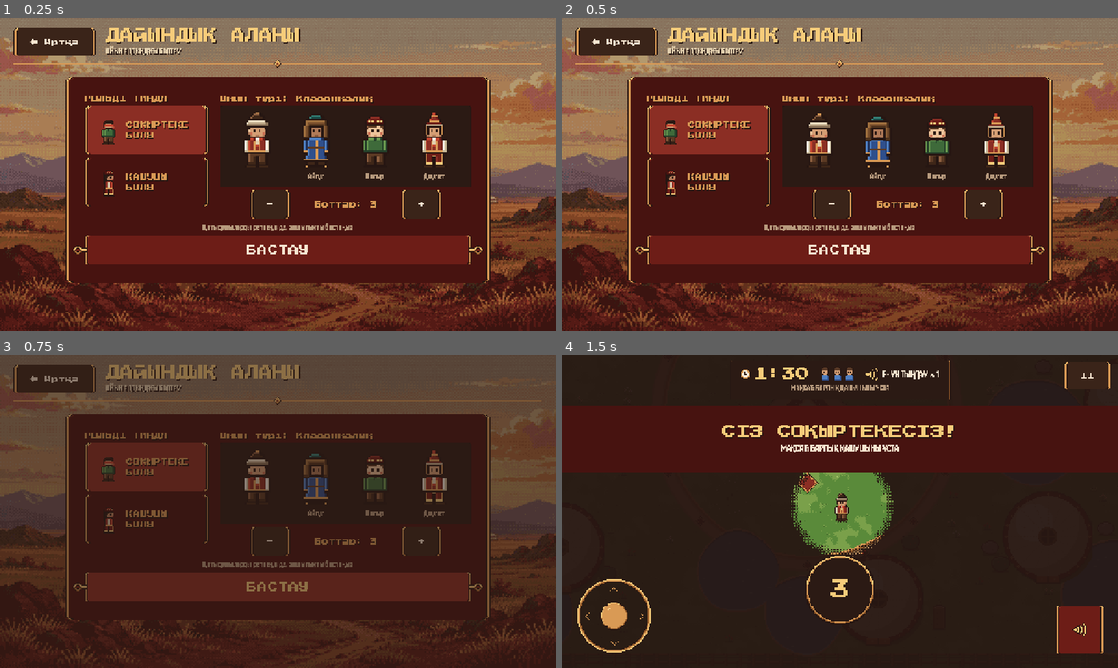
Above: before the commit, frames 1-4 (two rows, left to right).
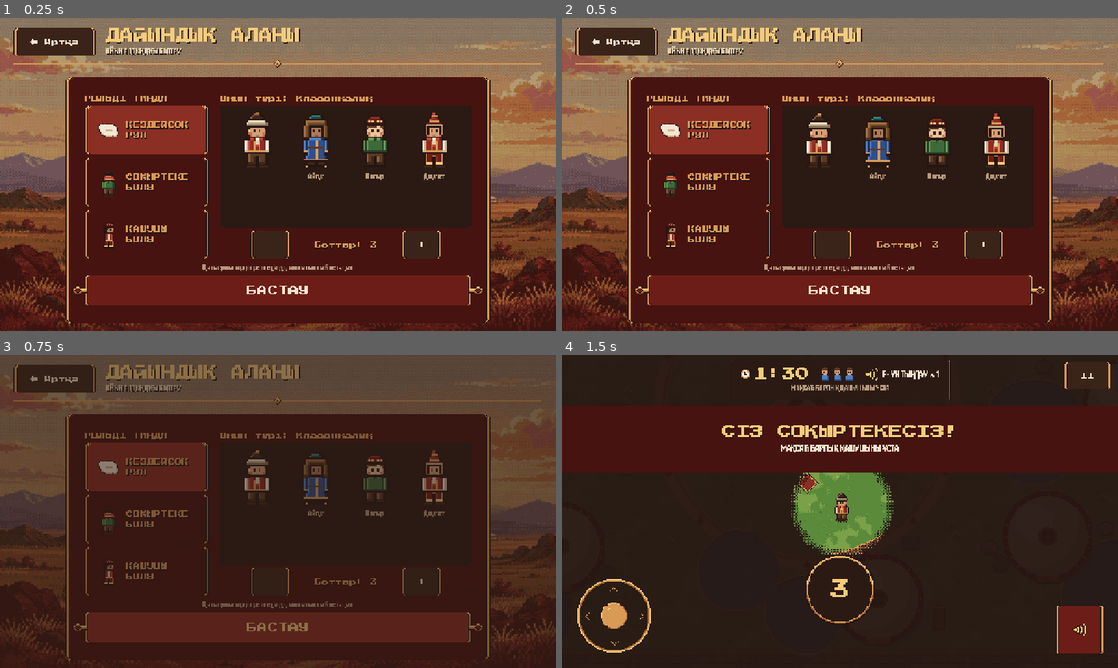
Above: after the commit, the same moments.

Repository: mmeirbek/sanlaq
Game: Godot game, scene res://scenes/ui/lobby.tscn
The game is run twice, just before and just after one commit, with the same random seed, the same clock (stepped at 60 frames per second) and the same inputs. This scene is started directly instead of the project's main scene. Sound files missing from this copy of the repository are replaced by a short silence.
Inputs (mouse positions are in pixels of both pictures, inside the frame that each line leads up to):
- Up to frame 1 (0.25 s): no input
- Up to frame 2 (0.5 s): no input
- Up to frame 3 (0.75 s): click "БАСТАУ" at 0.5 s
- Up to frame 4 (1.5 s): tap Enter at 1.25 s; move the mouse to (962, 495) at 1.27 s; hold D (move_right) from 1.28 s (still down); hold E (interact) from 1.28 s (still down); click (962, 495) at 1.42 s

The runs differ from the first frame. In frame 1, 20% of the frame differs, in the area x 11-89%, y 32-98%; in frame 2, 20%; in frame 3, 12%; in frame 4, nothing differs.

Commit message:
Соқыртеке: роль по жребию по умолчанию, как в документации
В лобби новая карточка «Кездейсоқ рөл» (иконка — асық): при старте ловцом
становится любой участник наугад. Выбрать роль вручную по-прежнему можно.

Co-Authored-By: Claude Opus 5.5 <noreply@anthropic.com>

Diff:
--- a/assets/i18n/ui_strings.csv
+++ b/assets/i18n/ui_strings.csv
@@ -43,6 +43,7 @@
 РАУНД АЯҚТАЛДЫ,РАУНД АЯҚТАЛДЫ,ROUND OVER
 РОЛЬДІ ТАҢДА,РОЛЬДІ ТАҢДА,CHOOSE A ROLE
 СІЗДІҢ КЕЙПІҢІЗ,СІЗДІҢ КЕЙПІҢІЗ,YOUR APPEARANCE
+КЕЗДЕЙСОҚ РӨЛ,КЕЗДЕЙСОҚ РӨЛ,RANDOM ROLE
 СОҚЫРТЕКЕ БОЛУ,СОҚЫРТЕКЕ БОЛУ,BE THE SOKYROTEKE
 СЫНАП КӨРУ,СЫНАП КӨРУ,TRY IT ON
 Соқыртеке қашушыларды ұстайды. Ұстағаннан кейін киімге қатысты сұраққа дұрыс жауап беру керек. Қашушы уақыт біткенше ам …(326 unchanged characters)…
--- a/scenes/ui/lobby.gd
+++ b/scenes/ui/lobby.gd
@@ -1,6 +1,7 @@
 extends Control
 ## Подготовка к Соқыртеке: роль игрока, число ботов (1–7) и портреты всех
-## участников в их одежде.
+## участников в их одежде. По умолчанию роль решает жребий, как в документации:
+## ловцом становится любой участник наугад. Свою роль можно выбрать и вручную.
 
 const CHARACTER_SCENE := preload("res://scenes/entities/character_visual.tscn")
 const MIN_BOTS := 1
@@ -14,17 +15,21 @@
 var _game_data: Dictionary = {}
 var _bots_count: int = 3
 var _selected_role := Roles.Role.SOKYROTEKE
+## Роль решит жребий при старте; _selected_role тогда не важна.
+var _random_role := true
 
 @onready var _mode_label: Label = %ModeLabel
 @onready var _bots_label: Label = %BotsLabel
 @onready var _players_row: HBoxContainer = %PlayersRow
 @onready var _sokyroteke_card: SelectableCard = %SokyrotekeCard
 @onready var _runner_card: SelectableCard = %RunnerCard
+@onready var _random_card: SelectableCard = %RandomCard
 
 func _ready() -> void:
 	_game_data = SceneRouter.peek_pending_game_data()
 	var mode: String = _game_data.get("mode", "classic")
 	_bots_count = clampi(int(_game_data.get("bots", 3)), MIN_BOTS, MAX_BOTS)
+	_random_role = not _game_data.has("role")
 	_selected_role = _game_data.get("role", Roles.Role.SOKYROTEKE)
 	_mode_label.text = tr("Ойын түрі: %s") % _mode_name(mode)
 	_refresh_bots_label()
@@ -34,6 +39,7 @@
 	%PlusBtn.pressed.connect(_change_bots.bind(1))
 	_sokyroteke_card.pressed.connect(_set_role.bind(Roles.Role.SOKYROTEKE))
 	_runner_card.pressed.connect(_set_role.bind(Roles.Role.RUNNER))
+	_random_card.pressed.connect(_set_random_role)
 	%StartBtn.pressed.connect(_on_start)
 	(%Header as ScreenHeader).back_pressed.connect(SceneRouter.go_to_main_menu)
 
@@ -47,11 +53,17 @@
 
 func _set_role(role: Roles.Role) -> void:
 	_selected_role = role
+	_random_role = false
+	_refresh_role_cards()
+
+func _set_random_role() -> void:
+	_random_role = true
 	_refresh_role_cards()
 
 func _refresh_role_cards() -> void:
-	_sokyroteke_card.selected = _selected_role == Roles.Role.SOKYROTEKE
-	_runner_card.selected = _selected_role == Roles.Role.RUNNER
+	_random_card.selected = _random_role
+	_sokyroteke_card.selected = not _random_role and _selected_role == Roles.Role.SOKYROTEKE
+	_runner_card.selected = not _random_role and _selected_role == Roles.Role.RUNNER
 
 func _change_bots(delta: int) -> void:
 	_bots_count = clampi(_bots_count + delta, MIN_BOTS, MAX_BOTS)
@@ -102,5 +114,6 @@
 
 func _on_start() -> void:
 	_game_data["bots"] = _bots_count
-	_game_data["role"] = _selected_role
+	# В игру уходит уже выпавшая роль: игра сама объявит, кто Соқыртеке.
+	_game_data["role"] = Roles.draw(_bots_count + 1) if _random_role else _selected_role
 	SceneRouter.go_to_game(_game_data)
--- a/scenes/ui/lobby.tscn
+++ b/scenes/ui/lobby.tscn
@@ -8,6 +8,7 @@
 [ext_resource type="Script" path="res://scripts/ui/components/pixel_button.gd" id="6_button"]
 [ext_resource type="Texture2D" path="res://assets/sprites/modes/role_seeker.png" id="7_seeker"]
 [ext_resource type="Texture2D" path="res://assets/sprites/modes/role_runner.png" id="8_runner"]
+[ext_resource type="Texture2D" path="res://assets/sprites/story/icon_asyk.png" id="9_asyk"]
 
 [node name="Lobby" type="Control"]
 layout_mode = 3
@@ -73,6 +74,29 @@
 theme_type_variation = &"HeadingLabel"
 text = "РОЛЬДІ ТАҢДА"
 
+[node name="RandomCard" type="PanelContainer" parent="Body/VBox/Columns/Role"]
+unique_name_in_owner = true
+layout_mode = 2
+script = ExtResource("5_card")
+compact = true
+
+[node name="Row" type="HBoxContainer" parent="Body/VBox/Columns/Role/RandomCard"]
+layout_mode = 2
+mouse_filter = 2
+
+[node name="Icon" type="TextureRect" parent="Body/VBox/Columns/Role/RandomCard/Row"]
+layout_mode = 2
+mouse_filter = 2
+texture = ExtResource("9_asyk")
+stretch_mode = 3
+
+[node name="Label" type="Label" parent="Body/VBox/Columns/Role/RandomCard/Row"]
+layout_mode = 2
+size_flags_horizontal = 3
+theme_type_variation = &"HeadingLabel"
+text = "КЕЗДЕЙСОҚ РӨЛ"
+autowrap_mode = 2
+
 [node name="SokyrotekeCard" type="PanelContainer" parent="Body/VBox/Columns/Role"]
 unique_name_in_owner = true
 layout_mode = 2
--- a/scripts/core/roles.gd
+++ b/scripts/core/roles.gd
@@ -8,3 +8,9 @@
 
 const ROLE_IDS := {Role.SOKYROTEKE: "sokyroteke", Role.RUNNER: "runner"}
 const WINNER_IDS := {Winner.SOKYROTEKE: "sokyroteke", Winner.RUNNERS: "players"}
+
+
+## Жребий, как в документации: ловцом становится один из участников наугад.
+## Возвращает роль игрока, если всего участников players (игрок + боты).
+static func draw(players: int) -> Role:
+	return Role.SOKYROTEKE if randi() % maxi(1, players) == 0 else Role.RUNNER
--- a/tools/menu_screens_test.gd
+++ b/tools/menu_screens_test.gd
@@ -15,6 +15,10 @@
 	var router := autoload("SceneRouter")
 	router.set_pending_game_data({})
 	var lobby := await mount("res://scenes/ui/lobby.tscn")
+	var random_card: SelectableCard = lobby.get_node("%RandomCard")
+	check(random_card.selected and not (lobby.get_node("%SokyrotekeCard") as SelectableCard).selected
+		and not (lobby.get_node("%RunnerCard") as SelectableCard).selected,
+		"по умолчанию роль — по жребию, как в документации")
 	var players: HBoxContainer = lobby.get_node("%PlayersRow")
 	for _i in 10:
 		(lobby.get_node("%PlusBtn") as Button).pressed.emit()
@@ -26,8 +30,8 @@
 	check(players.get_child_count() == 2, "ботов не меньше 1: 2 портрета, получено %d" % players.get_child_count())
 	var runner: SelectableCard = lobby.get_node("%RunnerCard")
 	runner.pressed.emit()
-	check(runner.selected and not (lobby.get_node("%SokyrotekeCard") as SelectableCard).selected,
-		"выбрана одна роль — бегун")
+	check(runner.selected and not (lobby.get_node("%SokyrotekeCard") as SelectableCard).selected
+		and not random_card.selected, "выбрана одна роль — бегун")
 	(lobby.get_node("%StartBtn") as Button).pressed.emit()
 	var sent: Dictionary = router.peek_pending_game_data()
 	check(sent.get("bots") == 1 and sent.get("role") == Roles.Role.RUNNER, "в игру уходят роль и число ботов: %s" % sent)
@@ -36,6 +40,17 @@
 	if current_scene:
 		current_scene.queue_free()
 	await unmount(lobby)
+	_test_role_draw()
+
+
+## Жребий: из четырёх участников ловцом выпадает каждый — игрок примерно в
+## четверти партий. В 400 бросках выйти за 50…150 почти невозможно (±5,7σ).
+func _test_role_draw() -> void:
+	var seekers := 0
+	for _i in 400:
+		if Roles.draw(4) == Roles.Role.SOKYROTEKE:
+			seekers += 1
+	check(seekers > 50 and seekers < 150, "игрок ловец примерно в 1 из 4 партий: %d из 400" % seekers)
 
 
 func _test_wardrobe() -> void:
